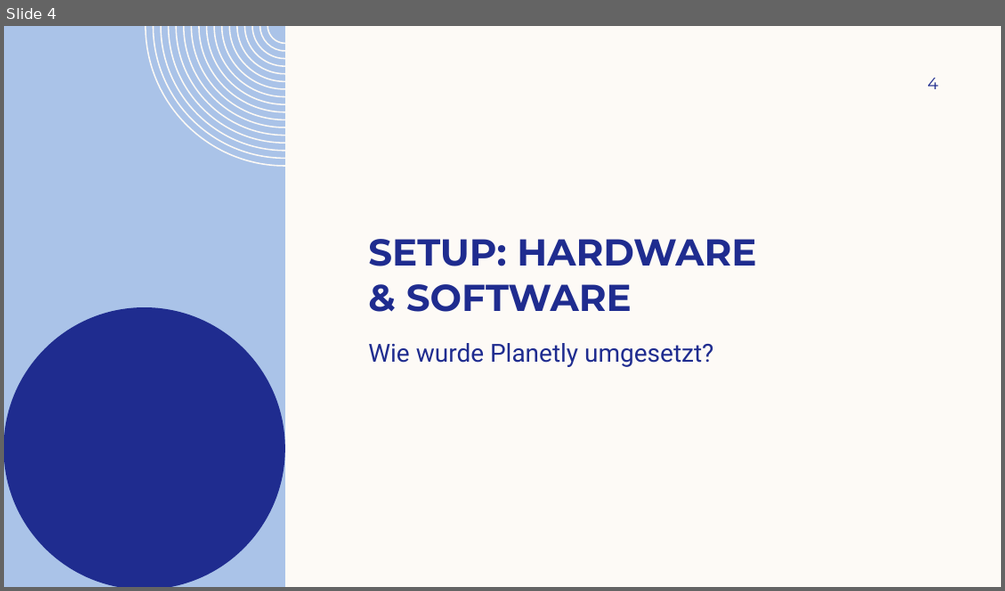
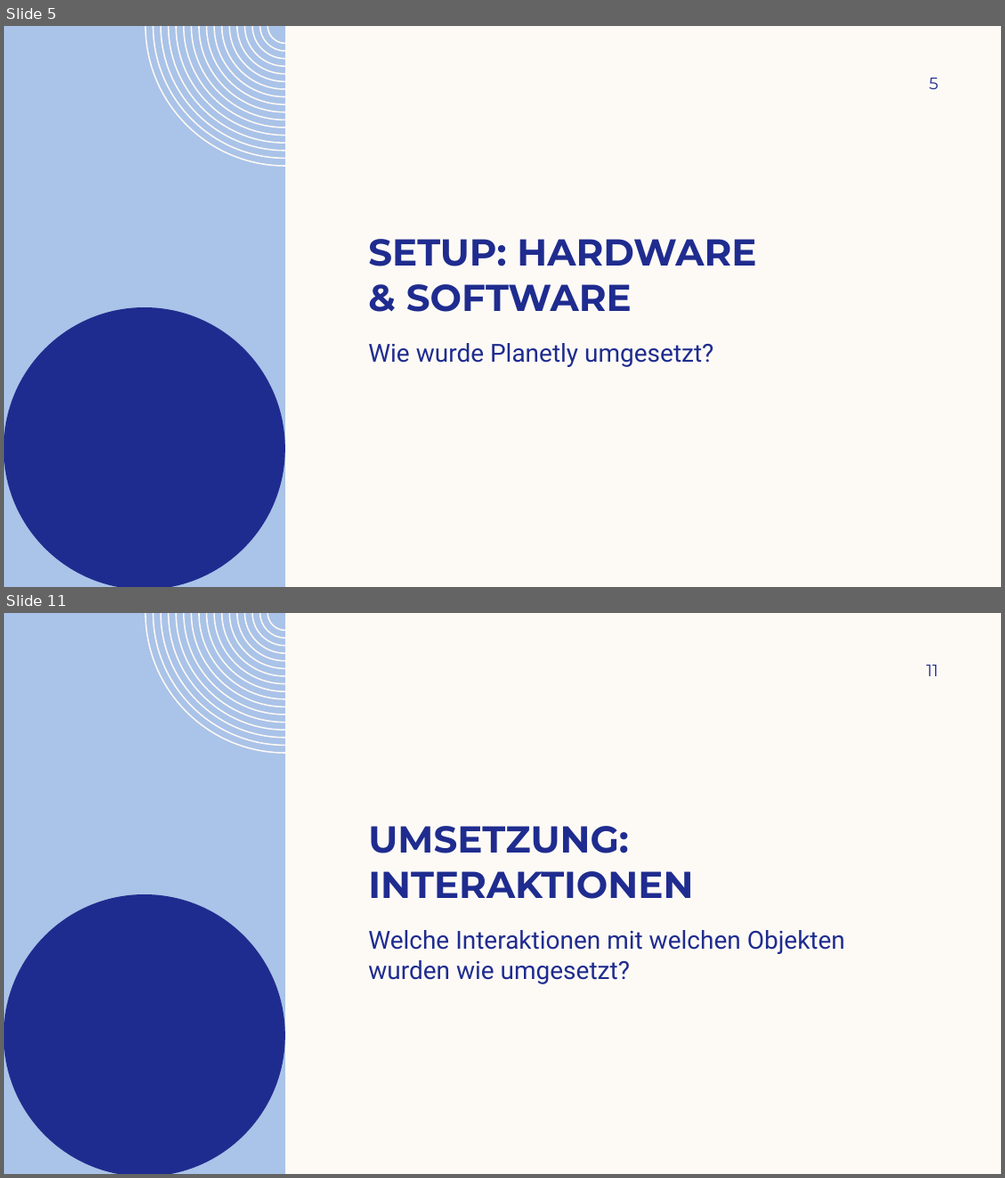
Before and after one commit to daisiedjulietse25/mr-endprojekt-Pospischek-2026-10-18_02-25-46, a slide deck: Praesentation.pptx. Shown one above the other, each under a label of ours: slide 4 before the commit, slides 5 and 11 after it; the slides between them are not shown. The pictures are 1005x591 and 1005x1178 pixels, drawn with LibreOffice and Linux fonts; fonts in the diff are those of the drawing; background and template pictures are left out. Boxes give left, top, right and bottom in pixels: in the first picture for what was removed or moved away, otherwise in the second. Text is boxed around its words. In the diff, an @@ line names an element or a change of style, - is before the commit and + after.

```diff
--- a/Praesentation.pptx
+++ b/Praesentation.pptx
@@ slide 11 added at [4,613,1001,1174], background #FDFAF6; not listed: 3 template elements that a slide beside it also shows @@
@@ page number added at [926,665,938,676], 16 pt, text #1F2C8F @@
+11
@@ title added at [368,826,693,899], 36 pt, text #1F2C8F, bold @@
+UMSETZUNG: INTERAKTIONEN
@@ text added at [368,930,845,984], 24 pt, text #1F2C8F @@
+Welche Interaktionen mit welchen Objekten wurden wie umgesetzt?
@@ what was slide 4 is now slide 5 @@
@@ page number at [929,78,938,89]: text changed @@
-4
+5
```
Also in this commit, not shown: 3 slides changed, 8 other slides added, 7 slides removed, 3 other files.
